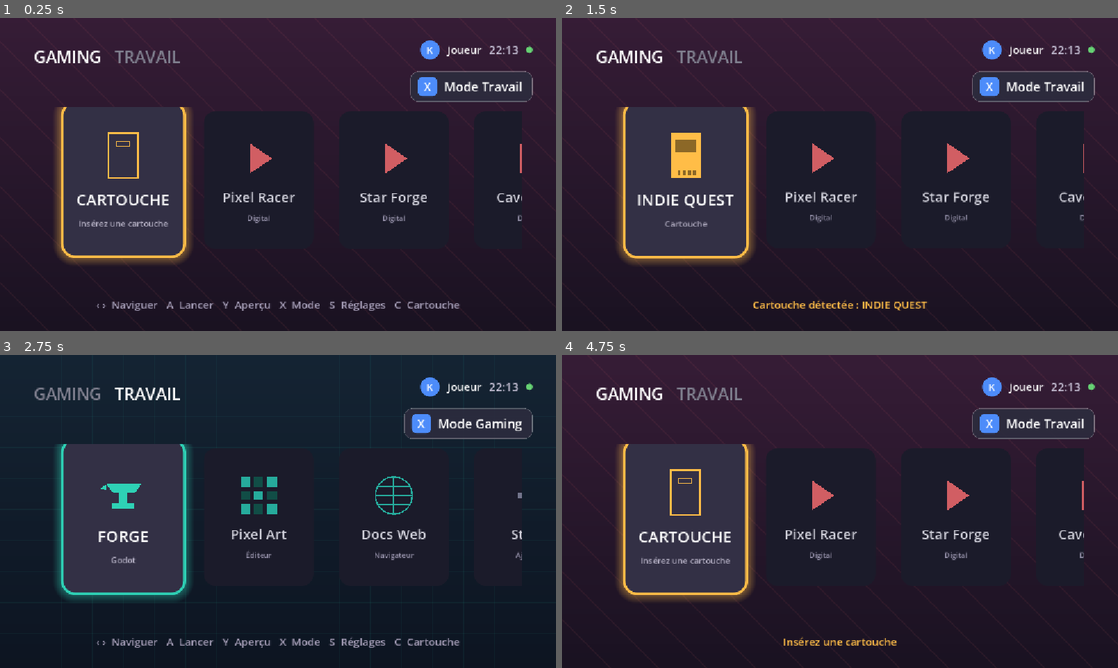
Above: before the commit, frames 1-4 (two rows, left to right).
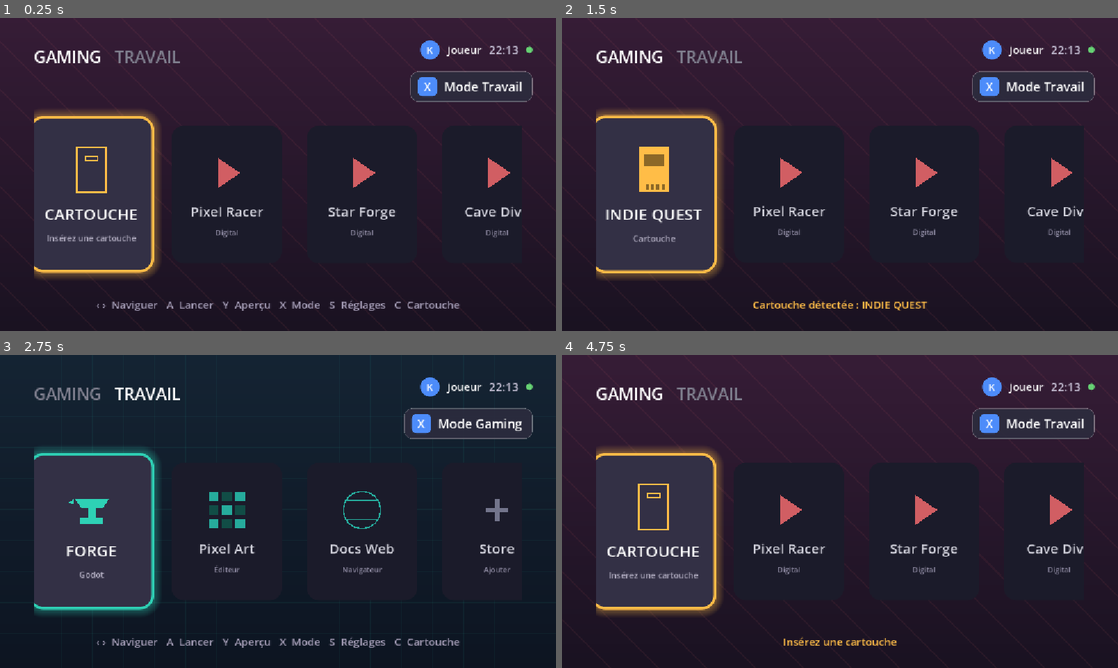
Above: after the commit, the same moments.

Repository: kilian-quittard/gaming-console-os
Game: Godot game, scene res://scenes/Main.tscn
Same seed, same stepped clock (60 frames per second), same inputs: the game is played once before the commit and once after it.
Inputs:
- Up to frame 1 (0.25 s): no input
- Up to frame 2 (1.5 s): tap Enter (ui_accept) at 0.5, 0.77, 1.25 s; hold Right (ui_right) 0.53-1.28 s; hold Y (preview) 0.53-1.28 s; hold Down (ui_down) from 1.28 s (still down); tap C (toggle_cartridge) at 1.35 s
- Up to frame 3 (2.75 s): tap Enter (ui_accept) at 1.52 s; release Down (ui_down) at 2.03 s; hold Right (ui_right) from 2.03 s (still down); hold X (toggle_mode) from 2.03 s (still down)
- Up to frame 4 (4.75 s): tap Enter (ui_accept) at 2.75, 3.02, 3.5, 3.77, 4.25, 4.52 s; release Right (ui_right) at 2.78 s; release X (toggle_mode) at 2.78 s; hold Up (ui_up) 2.78-3.53 s; tap Y (preview) at 2.85 s; hold C (toggle_cartridge) 3.53-4.28 s; hold Left (ui_left) from 3.53 s (still down); tap X (toggle_mode) at 4.35 s

The runs differ from the first frame. In frame 1, 10% of the frame differs, in the area x 6-94%, y 28-84%; in frame 2, 12%; in frame 3, 12%; in frame 4, 10%.

Commit message:
Front-end: symmetric row edges (drop end spacers) + guaranteed vertical centering
Removed leading/trailing spacers so left/right edge gaps both equal the 70px inset (symmetric). Set row min height 360 so the scaled selected tile is always centered vertically and never clipped at the top.

Co-Authored-By: Claude Opus 4.8 <noreply@anthropic.com>

Diff:
--- a/frontend/scripts/Main.gd
+++ b/frontend/scripts/Main.gd
@@ -214,6 +214,8 @@
 	# Fill the viewport so the row centers when it fits, scrolls when it overflows.
 	_row.size_flags_horizontal = Control.SIZE_EXPAND_FILL
 	_row.alignment = BoxContainer.ALIGNMENT_CENTER
+	# Taller than a tile so the scaled selected tile stays centered (no top clip).
+	_row.custom_minimum_size.y = 360
 	_scroll.add_child(_row)
 
 	# Bottom hints
@@ -404,13 +406,11 @@
 	if _mode == 0 and _cartridge_inserted:
 		items[0] = CARTRIDGE_GAME.duplicate()
 		items[0]["kind"] = "cartridge_in"
-	_row.add_child(_make_spacer())  # leading padding
 	for item in items:
 		var tile := _make_tile(item)
 		_row.add_child(tile)
 		_tiles.append(tile)
 		_tweens.append(null)
-	_row.add_child(_make_spacer())  # trailing padding
 	if _scroll:
 		_scroll.scroll_horizontal = 0
 
@@ -419,12 +419,6 @@
 	_status.modulate = Color(0.65, 0.62, 0.72)
 	await get_tree().process_frame  # let layout settle so scale pivots are right
 	_update_selection(instant)
-
-
-func _make_spacer() -> Control:
-	var c := Control.new()
-	c.custom_minimum_size = Vector2(26, 0)
-	return c
 
 
 func _icon_color(kind: String) -> Color:
